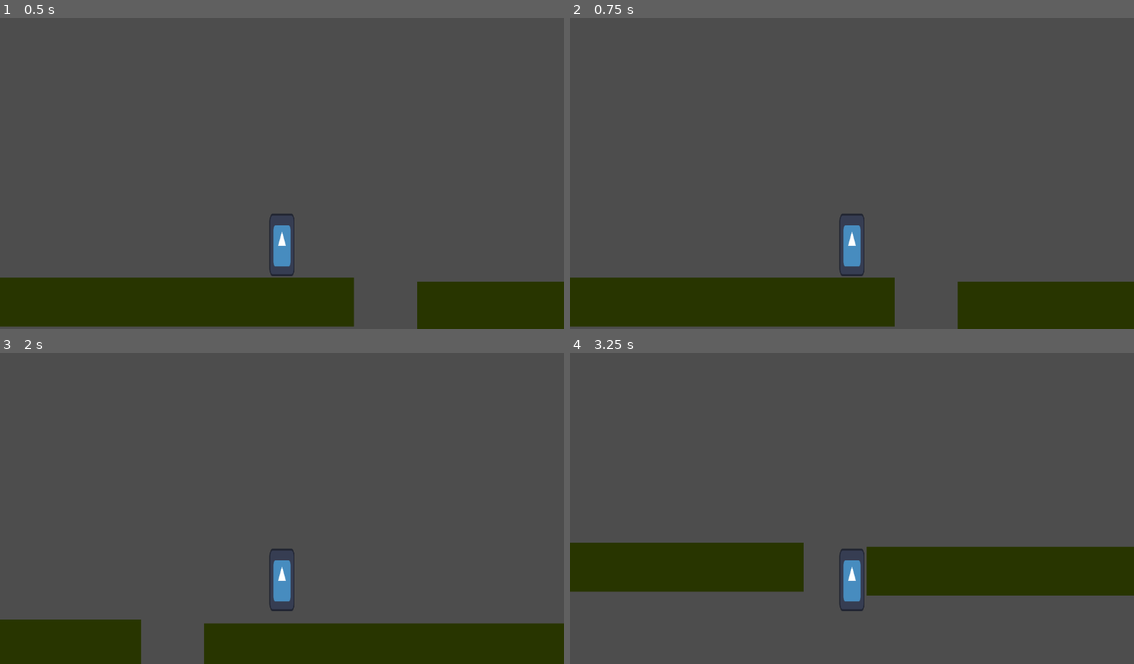
Above: before the commit, frames 1-4 (two rows, left to right).
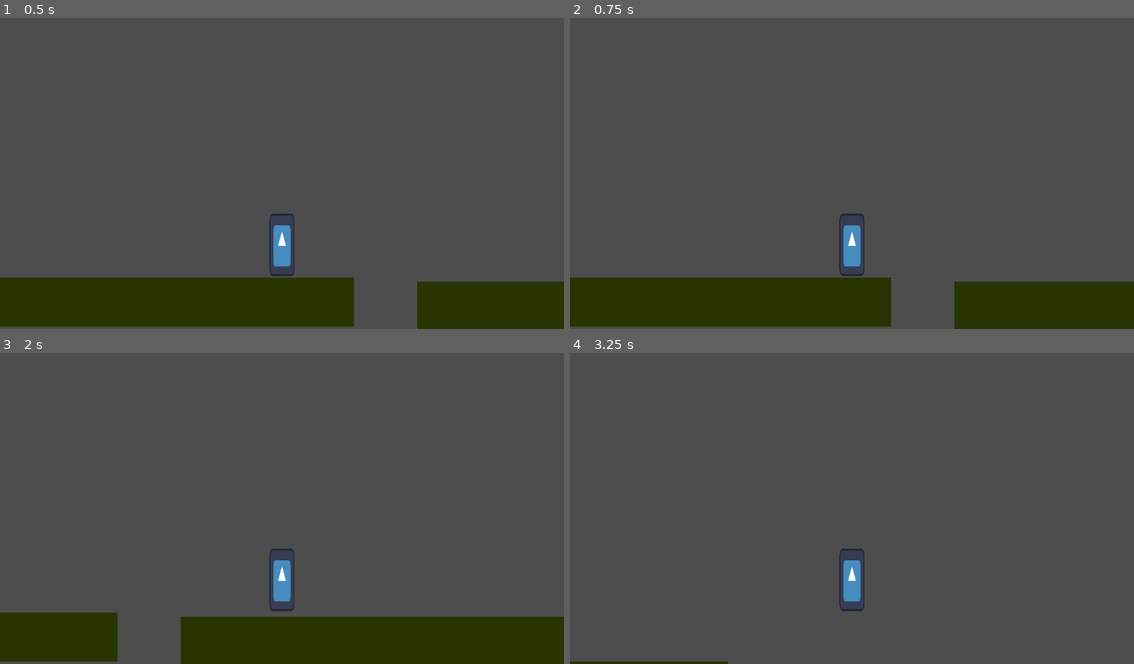
Above: after the commit, the same moments.

Repository: Maroet01/BoomerangGame
Game: Godot game, scene res://scenes/world.tscn
The game is run twice, just before and just after one commit, with the same random seed, the same clock (stepped at 60 frames per second) and the same inputs. The engine's default icon, where the game draws it, is replaced by a stand-in: a white triangle on a blue panel in a dark square.
Inputs:
- Up to frame 1 (0.5 s): no input
- Up to frame 2 (0.75 s): tap Enter at 0.5 s; hold D (move_right) from 0.53 s (still down); tap F (recall_boomerang) at 0.6 s
- Up to frame 3 (2 s): keep holding D (move_right); tap Up (jump) at 0.77, 1.52 s; tap Space at 1.25 s; tap F (recall_boomerang) at 1.35 s
- Up to frame 4 (3.25 s): release D (move_right) at 2.03 s; hold Left (move_left) 2.03-2.78 s; tap F (recall_boomerang) at 2.1, 2.85 s; hold D (move_right) from 2.78 s (still down); tap Up (jump) at 3.02 s

Frame 1 is identical in both runs. In frame 2, 0.2% of the frame differs, in the area x 56-69%, y 83-100%; in frame 3, 3.3%; in frame 4, 14%, in the area x 0-100%, y 60-100%.

Commit message:
small improvments like Boomerangs bounces off a wall

Diff:
--- a/project.godot
+++ b/project.godot
@@ -55,3 +55,13 @@
 "events": [Object(InputEventKey,"resource_local_to_scene":false,"resource_name":"","device":-1,"window_id":0,"alt_press …(182 unchanged characters)…
 ]
 }
+
+[layer_names]
+
+2d_physics/layer_1="player"
+2d_physics/layer_2="boomerang"
+2d_physics/layer_3="walls"
+
+[physics]
+
+2d/default_gravity=1000.0
--- a/scenes/boomerang.tscn
+++ b/scenes/boomerang.tscn
@@ -7,6 +7,8 @@
 size = Vector2(132, 39)
 
 [node name="Boomerang" type="CharacterBody2D"]
+collision_layer = 2
+collision_mask = 15
 script = ExtResource("1_eb24j")
 
 [node name="CollisionShape2D" type="CollisionShape2D" parent="."]
--- a/scenes/world.tscn
+++ b/scenes/world.tscn
@@ -14,10 +14,12 @@
 script = ExtResource("1_1qvp1")
 
 [node name="Player" parent="." instance=ExtResource("1_lbj38")]
+collision_mask = 15
 JUMP_VELOCITY = -600.0
 
 [node name="Platform9" type="StaticBody2D" parent="."]
 position = Vector2(8670, -372)
+collision_layer = 4
 
 [node name="MeshInstance2D" type="MeshInstance2D" parent="Platform9"]
 modulate = Color(0.156863, 0.207843, 0, 1)
@@ -29,6 +31,8 @@
 
 [node name="Platform6" type="StaticBody2D" parent="."]
 position = Vector2(6785, -459)
+collision_layer = 4
+collision_mask = 15
 
 [node name="MeshInstance2D" type="MeshInstance2D" parent="Platform6"]
 modulate = Color(0.156863, 0.207843, 0, 1)
@@ -40,6 +44,8 @@
 
 [node name="Platform5" type="StaticBody2D" parent="."]
 position = Vector2(4510, -401)
+collision_layer = 4
+collision_mask = 15
 
 [node name="MeshInstance2D" type="MeshInstance2D" parent="Platform5"]
 modulate = Color(0.156863, 0.207843, 0, 1)
@@ -51,6 +57,8 @@
 
 [node name="Platform4" type="StaticBody2D" parent="."]
 position = Vector2(3447, -134)
+collision_layer = 4
+collision_mask = 15
 
 [node name="MeshInstance2D" type="MeshInstance2D" parent="Platform4"]
 modulate = Color(0.156863, 0.207843, 0, 1)
@@ -62,6 +70,8 @@
 
 [node name="Platform3" type="StaticBody2D" parent="."]
 position = Vector2(2296, 16)
+collision_layer = 4
+collision_mask = 15
 
 [node name="MeshInstance2D" type="MeshInstance2D" parent="Platform3"]
 modulate = Color(0.156863, 0.207843, 0, 1)
@@ -71,8 +81,24 @@
 position = Vector2(3, -2)
 shape = SubResource("RectangleShape2D_m3lxk")
 
+[node name="Platform11" type="StaticBody2D" parent="."]
+position = Vector2(-588, 405)
+rotation = 1.5708
+collision_layer = 4
+collision_mask = 15
+
+[node name="MeshInstance2D" type="MeshInstance2D" parent="Platform11"]
+modulate = Color(0.156863, 0.207843, 0, 1)
+mesh = SubResource("QuadMesh_05px5")
+
+[node name="CollisionShape2D" type="CollisionShape2D" parent="Platform11"]
+position = Vector2(3, -2)
+shape = SubResource("RectangleShape2D_m3lxk")
+
 [node name="Platform2" type="StaticBody2D" parent="."]
 position = Vector2(1126, 168)
+collision_layer = 4
+collision_mask = 15
 
 [node name="MeshInstance2D" type="MeshInstance2D" parent="Platform2"]
 modulate = Color(0.156863, 0.207843, 0, 1)
@@ -82,8 +108,23 @@
 position = Vector2(3, -2)
 shape = SubResource("RectangleShape2D_m3lxk")
 
+[node name="Platform10" type="StaticBody2D" parent="."]
+position = Vector2(-1146, -55)
+collision_layer = 4
+collision_mask = 15
+
+[node name="MeshInstance2D" type="MeshInstance2D" parent="Platform10"]
+modulate = Color(0.156863, 0.207843, 0, 1)
+mesh = SubResource("QuadMesh_05px5")
+
+[node name="CollisionShape2D" type="CollisionShape2D" parent="Platform10"]
+position = Vector2(3, -2)
+shape = SubResource("RectangleShape2D_m3lxk")
+
 [node name="Platform" type="StaticBody2D" parent="."]
 position = Vector2(-3, 160)
+collision_layer = 4
+collision_mask = 15
 
 [node name="MeshInstance2D" type="MeshInstance2D" parent="Platform"]
 modulate = Color(0.156863, 0.207843, 0, 1)
@@ -95,6 +136,8 @@
 
 [node name="Platform7" type="StaticBody2D" parent="."]
 position = Vector2(6260, -201)
+collision_layer = 4
+collision_mask = 15
 
 [node name="MeshInstance2D" type="MeshInstance2D" parent="Platform7"]
 modulate = Color(0.156863, 0.207843, 0, 1)
@@ -106,6 +149,8 @@
 
 [node name="Platform8" type="StaticBody2D" parent="."]
 position = Vector2(7339, -99)
+collision_layer = 4
+collision_mask = 15
 
 [node name="MeshInstance2D" type="MeshInstance2D" parent="Platform8"]
 modulate = Color(0.156863, 0.207843, 0, 1)
--- a/scripts/boomerang.gd
+++ b/scripts/boomerang.gd
@@ -1,25 +1,30 @@
 extends CharacterBody2D
 
 
-const SPEED = 200.0
+const SPEED = 25000
 const RANGE = 1200
 @export var direction = 1  # Initial direction
 var travelled_distance = 0
 
 func _process(delta):
 	# Bewegung des Boomerangs
-	position += Vector2(direction * SPEED * delta, 0)
+	# position += Vector2(direction * SPEED * delta, 0)
+	velocity.x = direction * SPEED * delta
+	velocity.y = 0
+	move_and_slide()
+	if move_and_collide(Vector2(direction, 0)):
+		direction *= -1
 
 	travelled_distance += SPEED * delta
 	#if travelled_distance > RANGE:
 	#	queue_free()
-
 
 # Funktion, die aufgerufen wird, wenn der Timer auslöst
 func _on_timer_timeout():
 	direction *= -1
 
 
+
 func _on_Boomerang_body_entered(body):
 	if body.is_in_group("player"):
 		# Der Spieler ist auf den Boomerang gestiegen
--- a/scripts/player.gd
+++ b/scripts/player.gd
@@ -1,6 +1,6 @@
 extends CharacterBody2D
 
-@export var SPEED = 300.0
+@export var SPEED = 20000
 @export var JUMP_VELOCITY = -400.0
 @export var SPAWN_BOOMERANG_FROM_PLAYER = 100.0
 @export var DEATH_HEIGHT = 1000.0
@@ -15,7 +15,7 @@
 func _physics_process(delta):
 	handle_gravity(delta)
 	handle_jump()
-	handle_movement()
+	handle_movement(delta)
 	handle_boomerang_throw()
 	handle_boomerang_recall()
 	check_death()
@@ -25,10 +25,10 @@
 	if Input.is_action_just_pressed("jump") and is_on_floor():
 		velocity.y = JUMP_VELOCITY
 
-func handle_movement():
+func handle_movement(delta):
 	var horizontal_direction = Input.get_axis("move_left", "move_right")
 	if horizontal_direction:
-		velocity.x = horizontal_direction * SPEED
+		velocity.x = horizontal_direction * SPEED * delta
 	else:
 		velocity.x = 0
 
